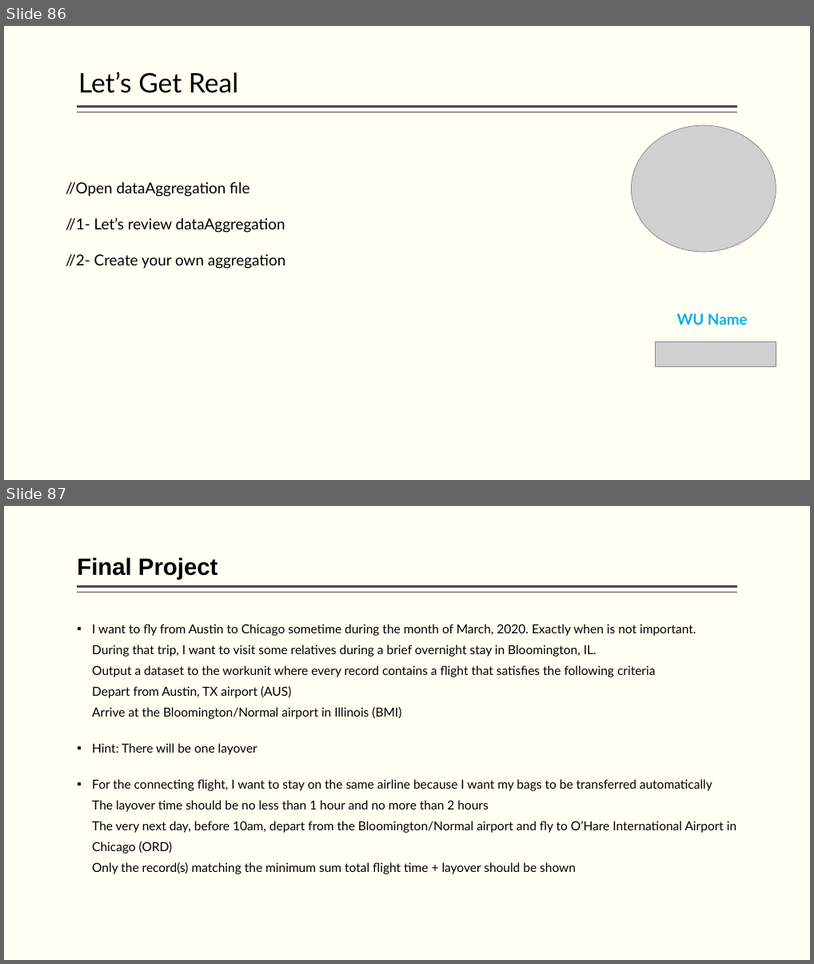
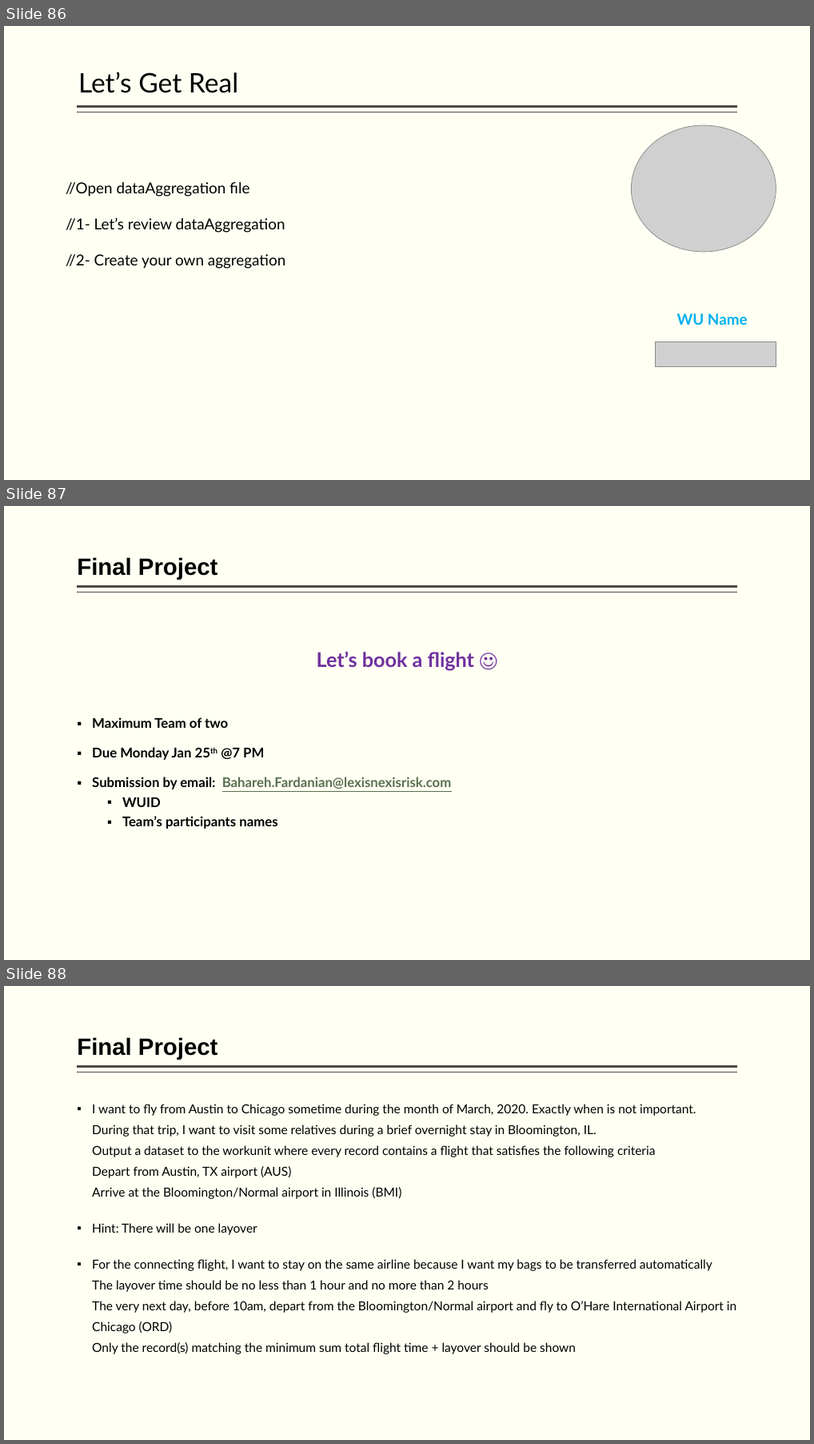
Before and after one commit to hpccsystems-solutions-lab/NCF-2021, a slide deck: BigData-ECL-NCF-2021.pptx. Shown one above the other, each under a label of ours: slides 86 and 87 before the commit, slides 86, 87 and 88 after it. The pictures are 814x964 and 814x1444 pixels, drawn with LibreOffice and Linux fonts; fonts in the diff are those of the drawing; grey boxes stand for pictures. Boxes give left, top, right and bottom in pixels: in the first picture for what was removed or moved away, otherwise in the second. Text is boxed around its words. In the diff, an @@ line names an element or a change of style, - is before the commit and + after.

```diff
--- a/BigData-ECL-NCF-2021.pptx
+++ b/BigData-ECL-NCF-2021.pptx
@@ slide 87 added at (4,506,810,960), background #FFFFF3; not listed: 2 template elements that a slide beside it also shows @@
@@ title added at (77,557,218,580), 28 pt, text #000000, bold @@
+Final Project
@@ text added at (92,651,475,828), 16 pt, text #000000, bold @@
+Let’s book a flight ☺
+▪ Maximum Team of two
+▪ Due Monday Jan 25th @7 PM
+▪ Submission by email: Bahareh.Fardanian@lexisnexisrisk.com
+  ▪ WUID
+  ▪ Team’s participants names
@@ what was slide 87 is now slide 88 @@
```
Also in this commit, not shown: 1 other slide added, 1 slide removed, 3 other files.
